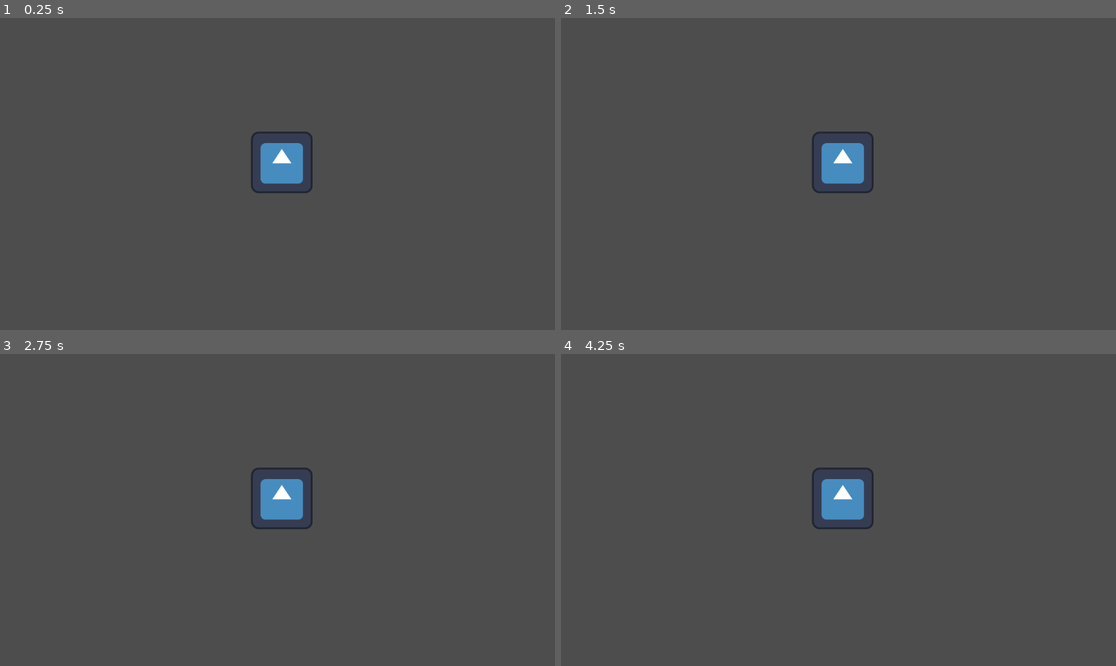
Above: before the commit, frames 1-4 (two rows, left to right).
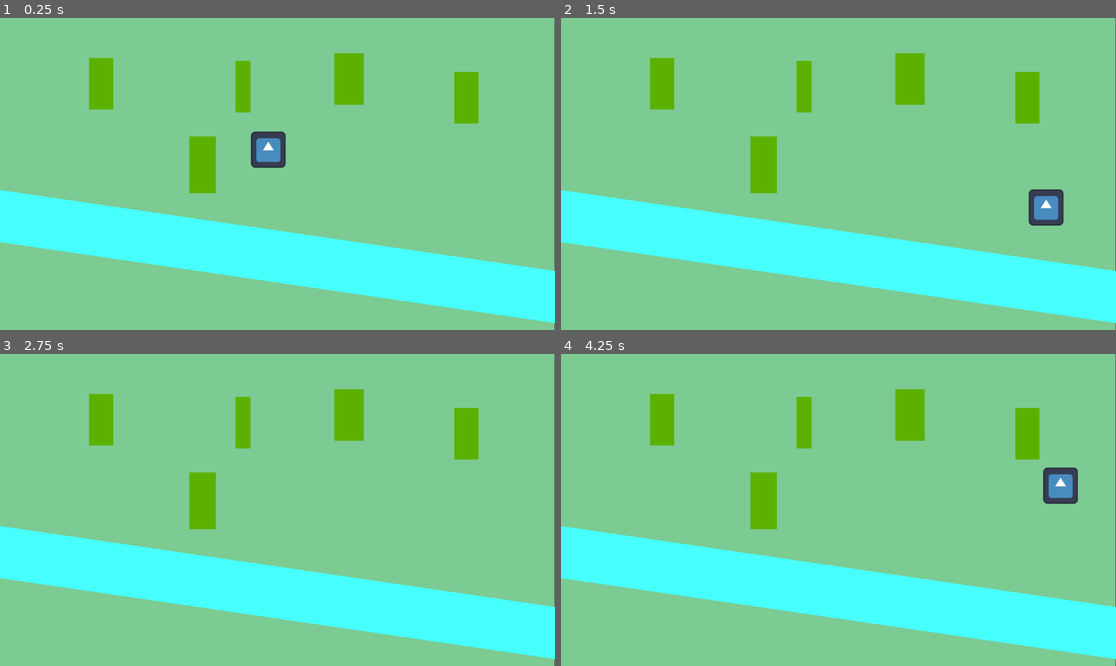
Above: after the commit, the same moments.

Repository: UenerCoelho/my-courses
Game: Godot game, scene res://first-project-hello-world.tscn
The game is run twice, just before and just after one commit, with the same random seed, the same clock (stepped at 60 frames per second) and the same inputs. The engine's default icon, where the game draws it, is replaced by a stand-in: a white triangle on a blue panel in a dark square.
Inputs:
- Up to frame 1 (0.25 s): no input
- Up to frame 2 (1.5 s): tap Enter at 0.5 s; hold Right (ui_right) 0.53-1.28 s; hold Down (ui_down) from 1.28 s (still down)
- Up to frame 3 (2.75 s): release Down (ui_down) at 2.03 s; hold Right (ui_right) from 2.03 s (still down)
- Up to frame 4 (4.25 s): tap Space at 2.75 s; release Right (ui_right) at 2.78 s; hold Up (ui_up) 2.78-3.53 s; tap Enter at 3.5 s; hold Left (ui_left) from 3.53 s (still down)

The runs differ from the first frame. In frame 1, 100% of the frame differs, in the area x 0-100%, y 0-100%; in frame 2, 100%; in frame 3, 100%; in frame 4, 100%.

Commit message:
Bootcamp Santander

Diff:
--- a/dio/bootcamp-santander-criando-jogos-godot/12-inicio-godot/01-first-project/first-project-hello-world.tscn
+++ b/dio/bootcamp-santander-criando-jogos-godot/12-inicio-godot/01-first-project/first-project-hello-world.tscn
@@ -5,7 +5,57 @@
 
 [node name="World" type="Node2D"]
 
+[node name="ColorRect" type="ColorRect" parent="."]
+offset_right = 1151.0
+offset_bottom = 654.0
+color = Color(0.486275, 0.796078, 0.576471, 1)
+
+[node name="ColorRect2" type="ColorRect" parent="."]
+offset_left = 943.0
+offset_top = 112.0
+offset_right = 993.0
+offset_bottom = 219.0
+color = Color(0.360784, 0.694118, 0, 1)
+
+[node name="ColorRect3" type="ColorRect" parent="."]
+offset_left = 185.0
+offset_top = 83.0
+offset_right = 235.0
+offset_bottom = 190.0
+color = Color(0.360784, 0.694118, 0, 1)
+
+[node name="ColorRect4" type="ColorRect" parent="."]
+offset_left = 393.0
+offset_top = 246.0
+offset_right = 448.0
+offset_bottom = 364.0
+color = Color(0.360784, 0.694118, 0, 1)
+
+[node name="ColorRect5" type="ColorRect" parent="."]
+offset_left = 694.0
+offset_top = 73.0
+offset_right = 755.0
+offset_bottom = 180.0
+color = Color(0.360784, 0.694118, 0, 1)
+
+[node name="ColorRect6" type="ColorRect" parent="."]
+offset_left = 489.0
+offset_top = 89.0
+offset_right = 520.0
+offset_bottom = 196.0
+color = Color(0.360784, 0.694118, 0, 1)
+
+[node name="ColorRect7" type="ColorRect" parent="."]
+offset_left = -16.0
+offset_top = 355.0
+offset_right = 1184.0
+offset_bottom = 462.0
+rotation = 0.144924
+color = Color(0.278431, 1, 1, 1)
+
 [node name="Player" type="Sprite2D" parent="."]
-position = Vector2(585, 300)
+position = Vector2(557, 273.5)
+scale = Vector2(0.5625, 0.585938)
 texture = ExtResource("1_pm04f")
 script = ExtResource("2_y11ga")
+speed = 600.0
--- a/dio/bootcamp-santander-criando-jogos-godot/12-inicio-godot/01-first-project/player.gd
+++ b/dio/bootcamp-santander-criando-jogos-godot/12-inicio-godot/01-first-project/player.gd
@@ -1,5 +1,6 @@
 extends Sprite2D
 
+@export var speed = 10.0
 
 # Called when the node enters the scene tree for the first time.
 func _ready():
@@ -8,5 +9,8 @@
 
 
 # Called every frame. 'delta' is the elapsed time since the previous frame.
-func _process(delta):
+func _process(delta: float) -> void:
+	var input = Input.get_vector("ui_left", "ui_right", "ui_up", "ui_down")
+
+	position += input * speed * delta
 	pass
